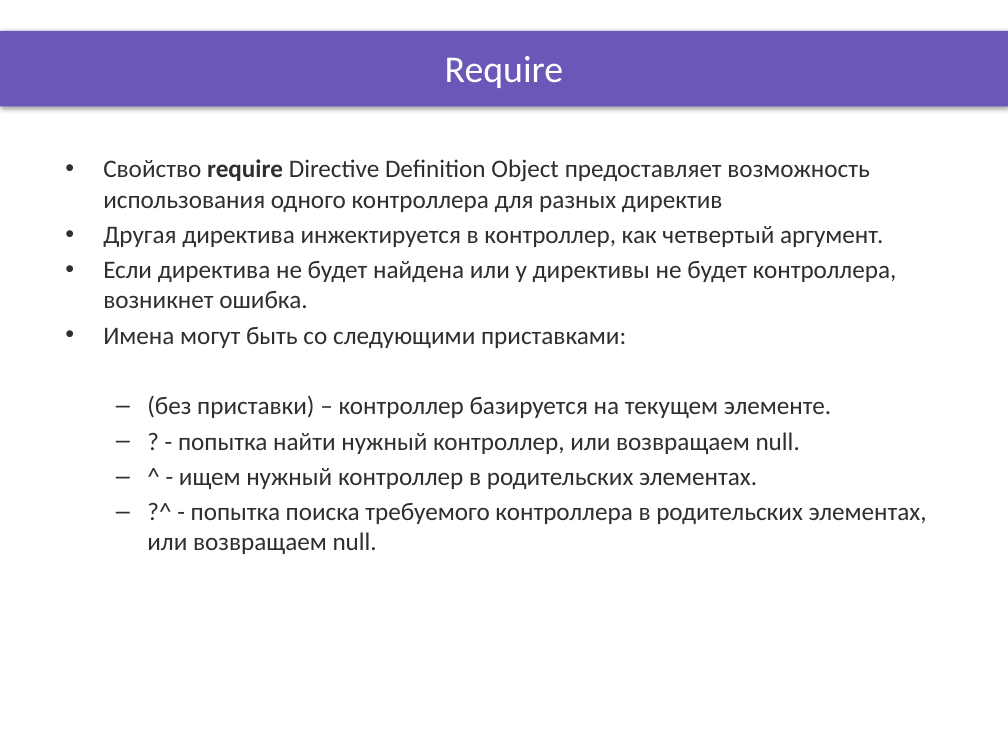
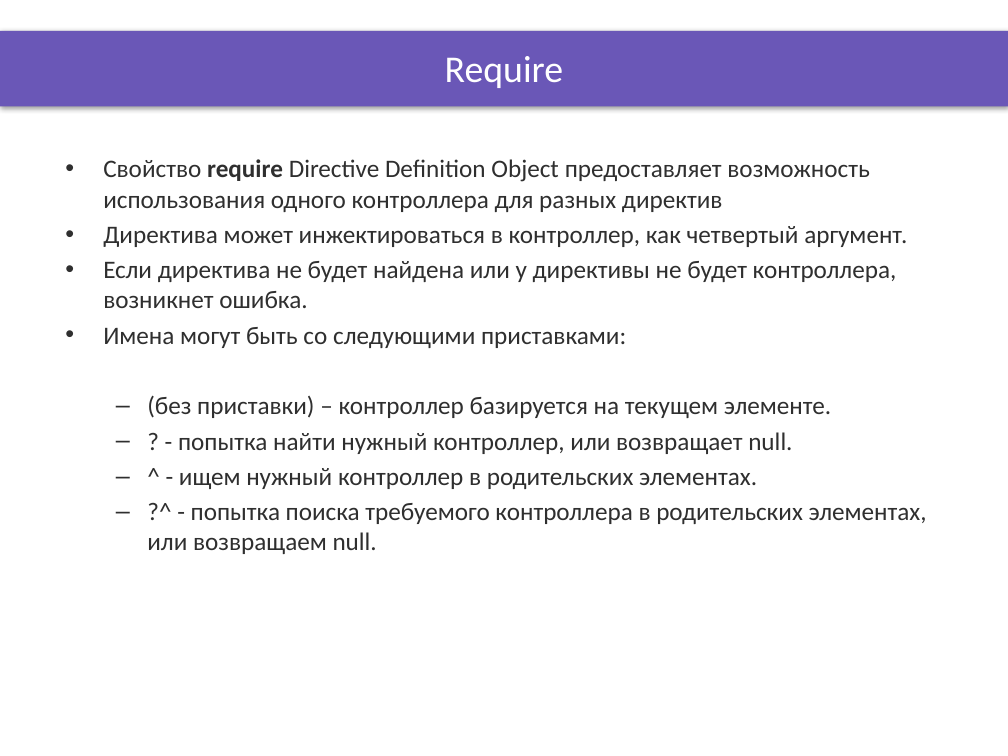
Before and after one commit to OleksandrPetryk/ignite, a slide deck: slide 2 of AngularJS/lesson_18/Presentation/directives_2.pptx. Drawn at 1008x756 pixels with LibreOffice and Linux fonts; fonts in the diff are those of the drawing; background and template pictures are left out. Boxes give left, top, right and bottom in pixels: in the first picture for what was removed or moved away, otherwise in the second. Text is boxed around its words. In the diff, an @@ line names an element or a change of style, - is before the commit and + after.

```diff
--- a/AngularJS/lesson_18/Presentation/directives_2.pptx
+++ b/AngularJS/lesson_18/Presentation/directives_2.pptx
@@ text at (103, 226, 907, 247): text changed @@
-• Другая директива инжектируется в контроллер, как четвертый аргумент.
+• Директива может инжектироваться в контроллер, как четвертый аргумент.
@@ text at (178, 432, 792, 454): text changed @@
-  – ? - попытка найти нужный контроллер, или возвращаем null.
+  – ? - попытка найти нужный контроллер, или возвращает null.
```
Also in this commit, not shown: 1 other slide changed, 16 other files.
